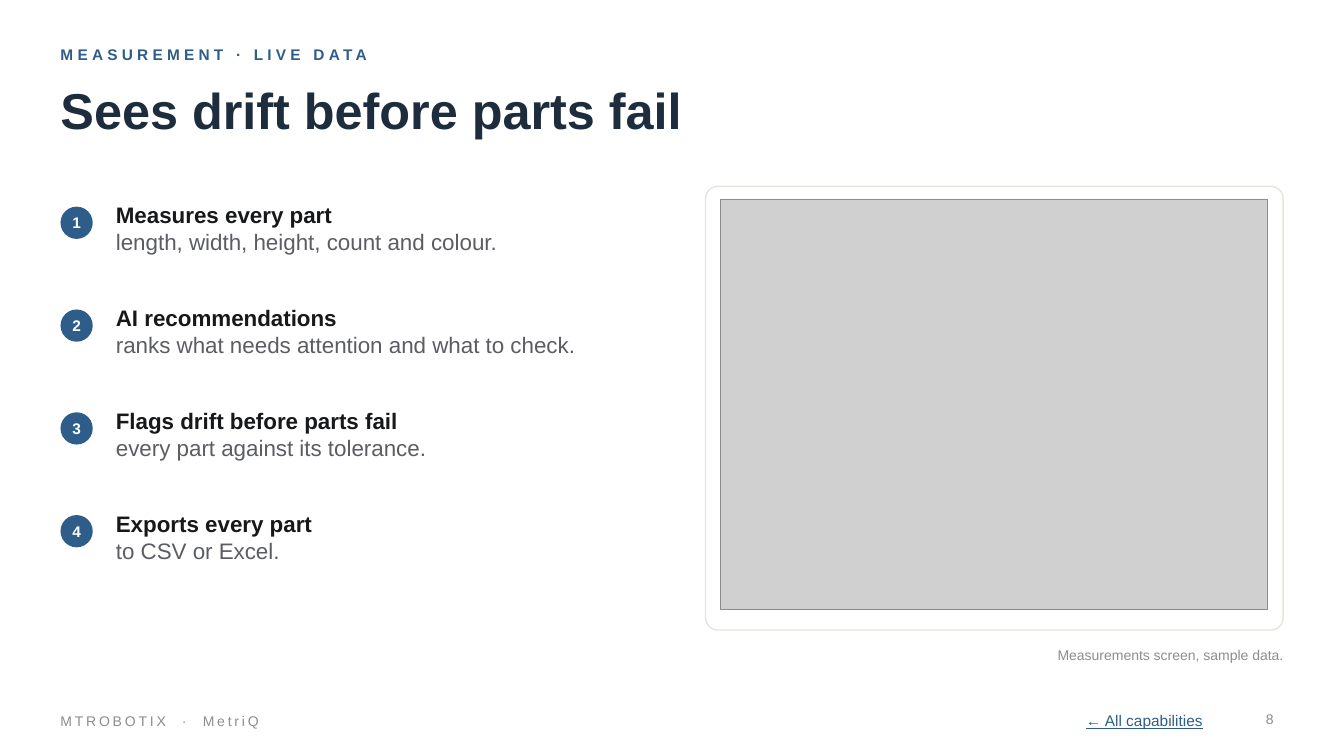
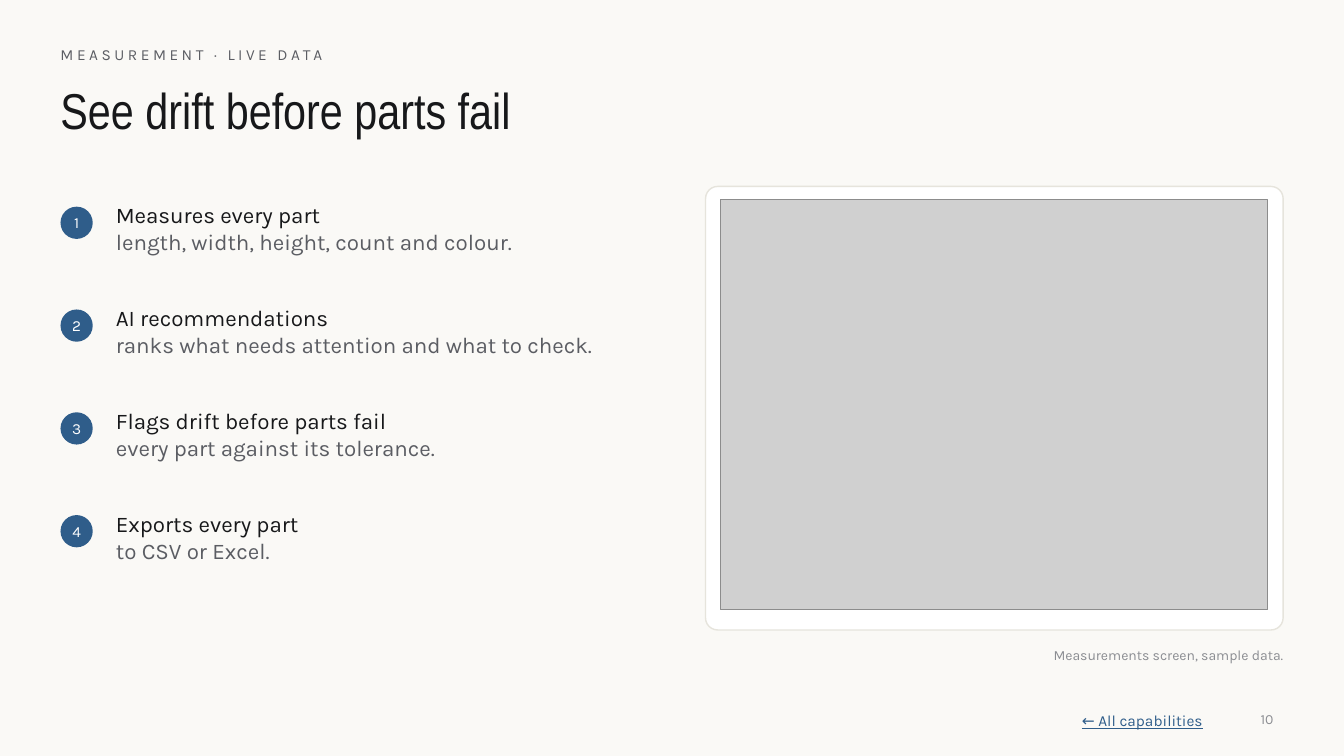
Before and after one commit to MTRobotix/MTR-SOP, a slide deck: slide 10 of content/general/attachments/metriq-pitch-deck.pptx (slide 8 before the commit). Drawn at 1344x756 pixels with LibreOffice and Linux fonts; fonts in the diff are those of the drawing; grey boxes stand for pictures; background and template pictures are left out. Boxes give left, top, right and bottom in pixels: in the first picture for what was removed or moved away, otherwise in the second. Text is boxed around its words. In the diff, an @@ line names an element or a change of style, - is before the commit and + after.

```diff
--- a/content/general/attachments/metriq-pitch-deck.pptx
+++ b/content/general/attachments/metriq-pitch-deck.pptx
@@ background #FFFFFF to #FAF9F6 @@
@@ text "MEASUREMENT · LIVE DATA" at box(60, 50, 322, 60): font Arial to Karla, text colour #2F5D8A to #5B5D63, letter spacing 3 to 2.5 pt, bold off @@
@@ title at box(60, 92, 511, 139): text changed; font Arial to Arial Narrow; text colour #1D2D3D to #17181A; bold off @@
-Sees drift before parts fail
+See drift before parts fail
@@ text "Measures every part" at box(116, 209, 512, 256): font Arial to Karla; bold off in "Measures every part" @@
@@ text "AI recommendations" at box(116, 310, 592, 353): font Arial to Karla; bold off in "AI recommendations" @@
@@ text "Flags drift before parts fail" at box(116, 413, 435, 462): font Arial to Karla; bold off in "Flags drift before parts fail" @@
@@ font Arial to Karla, bold off in 4 elements at box(74, 218, 79, 228), box(72, 321, 81, 331), box(72, 424, 81, 434), box(72, 527, 81, 537) @@
@@ text "Exports every part" at box(116, 518, 298, 559): font Arial to Karla; bold off in "Exports every part" @@
@@ text "Measurements screen, sample data." at box(1054, 650, 1283, 663): font Arial to Karla @@
@@ text removed at box(60, 716, 259, 729) @@
-MTROBOTIX · MetriQ
@@ text "← All capabilities" at box(1098, 715, 1203, 730): font Arial to Karla @@
@@ page number at box(1261, 715, 1274, 724): text changed; font Arial to Karla @@
-8
+10
```
Also in this commit, not shown: 12 other slides changed, 3 slides added, 1 slide removed, 52 other files.
